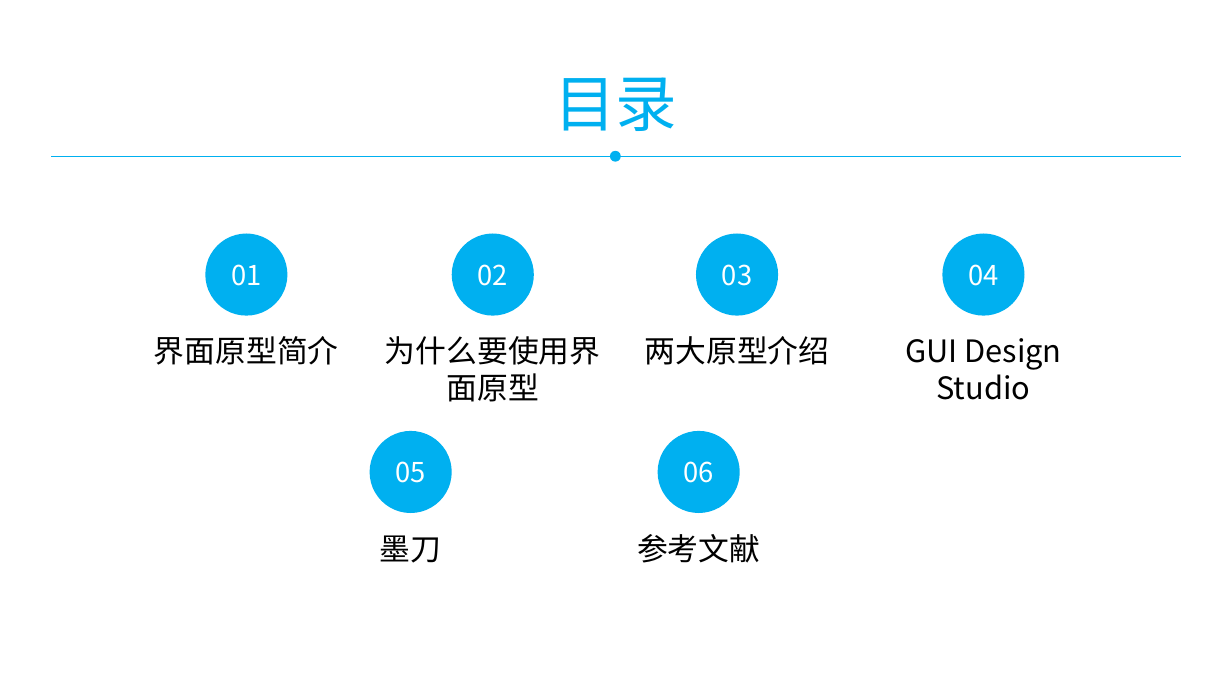
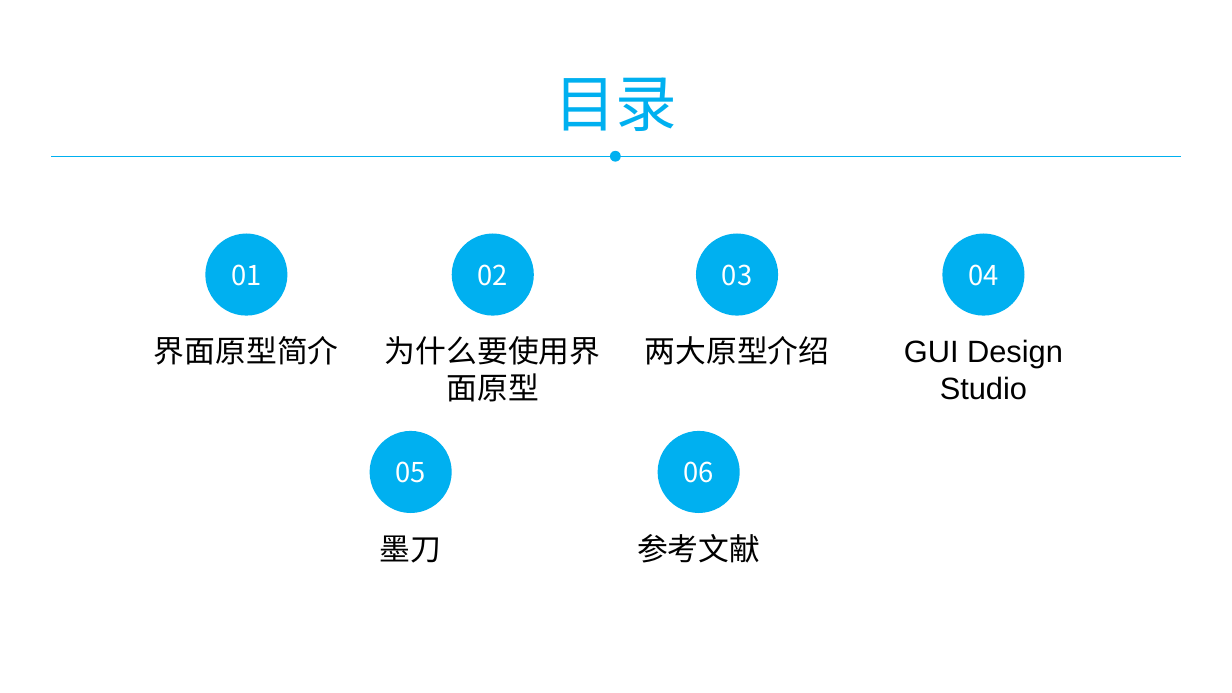
Before and after one commit to popopoi/PRD2018-G07, a slide deck: slide 2 of 非受控文档/翻转课堂PPT/PRD2018-G07-第七周翻转课堂PPT.pptx. Drawn at 1232x693 pixels with LibreOffice and Linux fonts; fonts in the diff are those of the drawing. Boxes give left, top, right and bottom in pixels: in the first picture for what was removed or moved away, otherwise in the second. Text is boxed around its words. In the diff, an @@ line names an element or a change of style, - is before the commit and + after.

```diff
--- a/非受控文档/翻转课堂PPT/PRD2018-G07-第七周翻转课堂PPT.pptx
+++ b/非受控文档/翻转课堂PPT/PRD2018-G07-第七周翻转课堂PPT.pptx
@@ text "GUI Design Studio" at (904,339,1063,400): font Noto Sans CJK KR to Arial @@
```
Also in this commit, not shown: 11 other slides changed.
